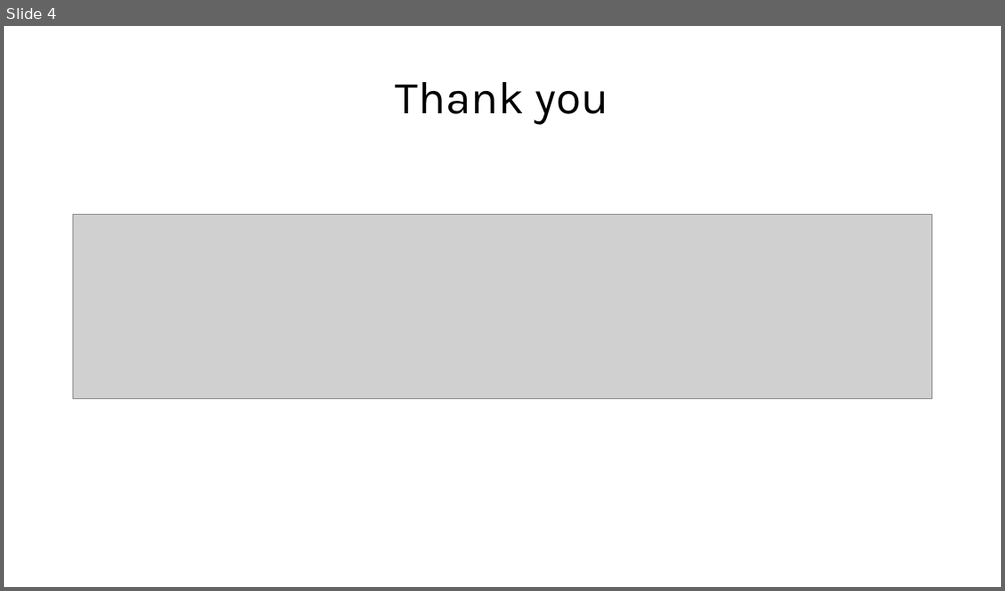
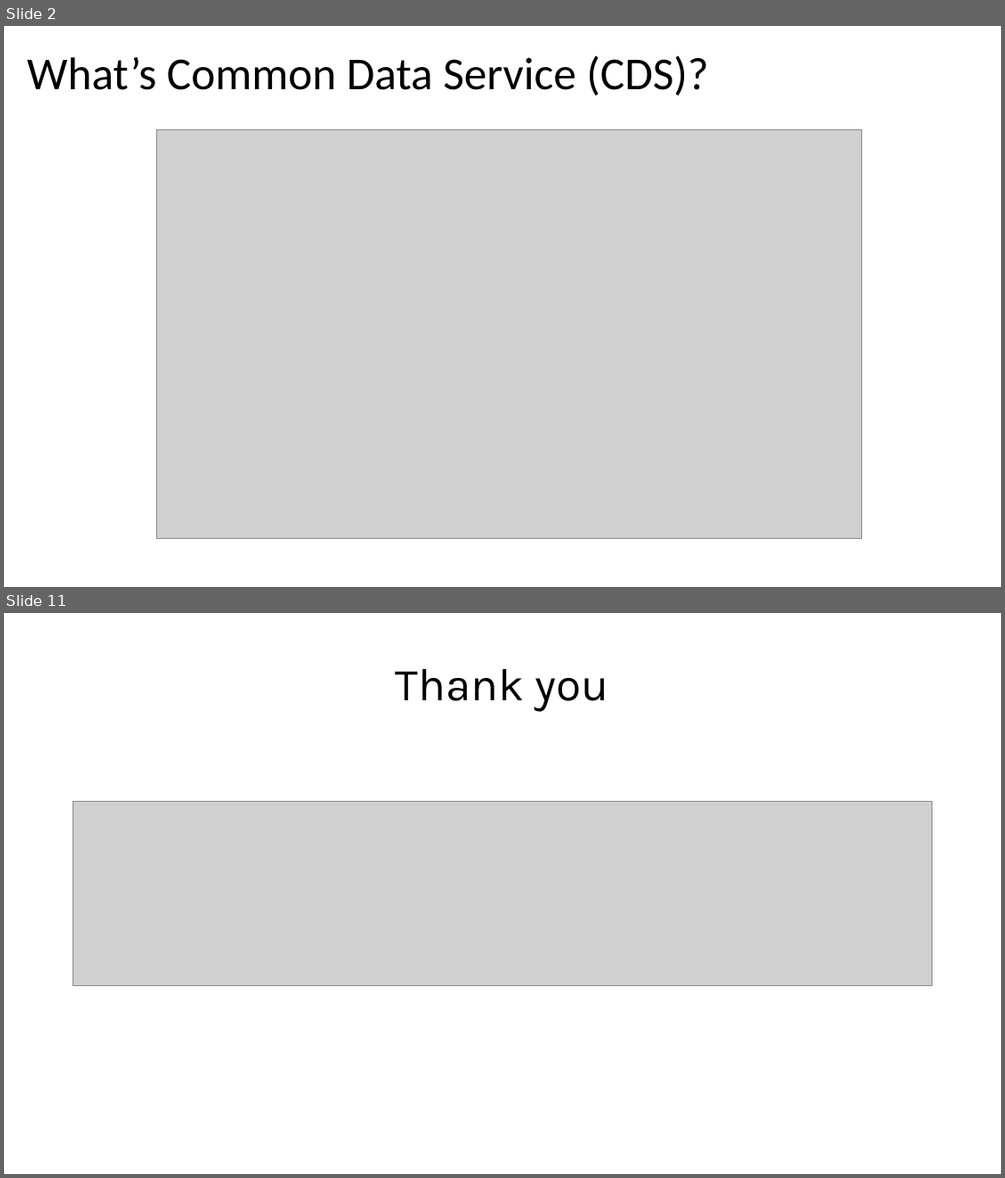
Before and after one commit to ramimounla/GlobalPowerPlatformBootcamp, a slide deck: Slides/Eric Regnier - Unify your data with CDS - 300 GPPB Wellington.pptx. Shown one above the other, each under a label of ours: slide 4 before the commit, slides 2 and 11 after it; the slides between them are not shown. The pictures are 1005x591 and 1005x1178 pixels, drawn with LibreOffice and Linux fonts; fonts in the diff are those of the drawing; grey boxes stand for pictures; background and template pictures are left out. Boxes give left, top, right and bottom in pixels: in the first picture for what was removed or moved away, otherwise in the second. Text is boxed around its words. In the diff, an @@ line names an element or a change of style, - is before the commit and + after.

```diff
--- a/Slides/Eric Regnier - Unify your data with CDS - 300 GPPB Wellington.pptx
+++ b/Slides/Eric Regnier - Unify your data with CDS - 300 GPPB Wellington.pptx
@@ slide 2 added at bbox=[4, 26, 1001, 587], background picture (left out) @@
@@ title added at bbox=[27, 55, 708, 95], 44 pt, text #000000 @@
+What’s Common Data Service (CDS)?
@@ picture added at bbox=[156, 130, 861, 539] @@
@@ what was slide 4 is now slide 11 @@
```
Also in this commit, not shown: 1 slide changed, 8 other slides added, 2 slides removed, 1 other file.
